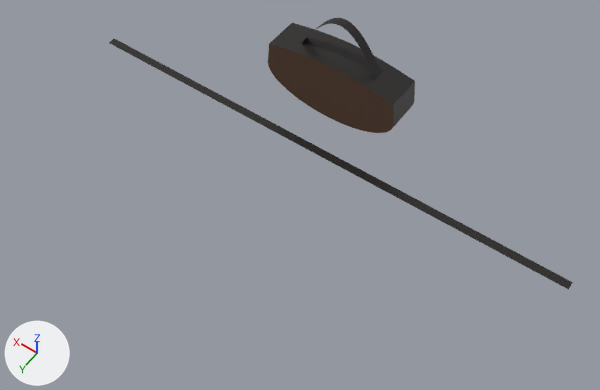
What one commit did to the glTF model designs/CrescentDemo/CrescentDemo_prepped.glb.
One viewpoint serves both versions: a 50 mm lens placed at (-0.614, 0.991, 1.153), pointed at (-0.067, 0.226, -0.051). Every picture has the same lights, and +X, +Y and +Z are marked at lower left. The first picture is the older version. Vertices at exactly the same position are counted once.

The first picture shows 'CrescentBody', 'CrossbodyStrap', 'ShoulderStrap'.
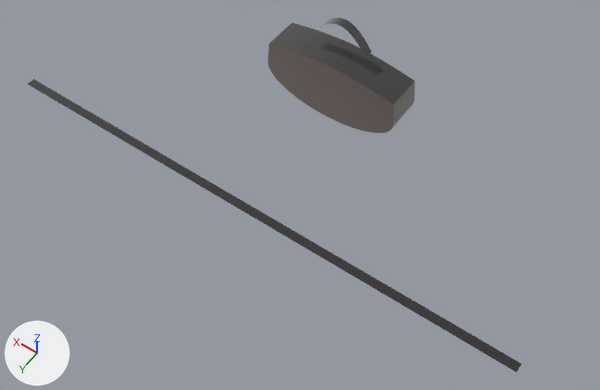
Where the change shows, as pixel boxes [x1, y1, x2, y2] in the pictures (600 x 390 px):
'CrossbodyStrap', moved
    before: [109, 39, 573, 289]
    after: [28, 79, 521, 372]
part 1 of me_crescentbody, recoloured (lighter)
    both: [268, 44, 394, 133]
part 2 of me_crescentbody, recoloured (lighter)
    both: [269, 23, 415, 127]

The edits, one by one:
Material 'TrimLeather' (mat_trimleather) is new.
Its base color is (0.014, 0.012, 0.011) (black #1f1d1b).
Its roughness is 1.0.
Its sheen weight is 1.0.
Material 'BodyLeather' (mat_bodyleather) is new.
Its base color is (0.085, 0.042, 0.024) (brown #523a2b).
Its roughness is 1.0.
Its sheen weight is 1.0.
me_crescentbody has 78 vertices, 152 faces and spans x -0.145..0.145, y -0.038..0.038, z -0.047..0.088.
me_crescentbody is used by ob_crescentbody; location (0.0, 0.0, 0.0).
me_crescentbody part 1: 74 faces spanning x -0.145..0.145, y -0.038..0.038, z -0.047..0.088 switch from mat_bodybrown (brown #5d4232) to mat_bodyleather (brown #523a2b).
me_crescentbody part 2: 78 faces spanning x -0.145..0.145, y -0.038..0.038, z -0.047..0.088 switch from mat_trimblack (black #211e1d) to mat_trimleather (black #1f1d1b).
me_crossbodystrap is used by ob_crossbodystrap; location (0.0, 0.0, 0.0).
me_crossbodystrap had 46 vertices, 44 faces and spanned x -0.55..0.55, y 0.075..0.093, z -0.098.
me_crossbodystrap now has 46 vertices, 44 faces and spans x -0.55..0.55, y 0.3..0.318, z -0.047.
me_crossbodystrap part 3: the whole mesh is moved by (0.0, 0.225, 0.052).
